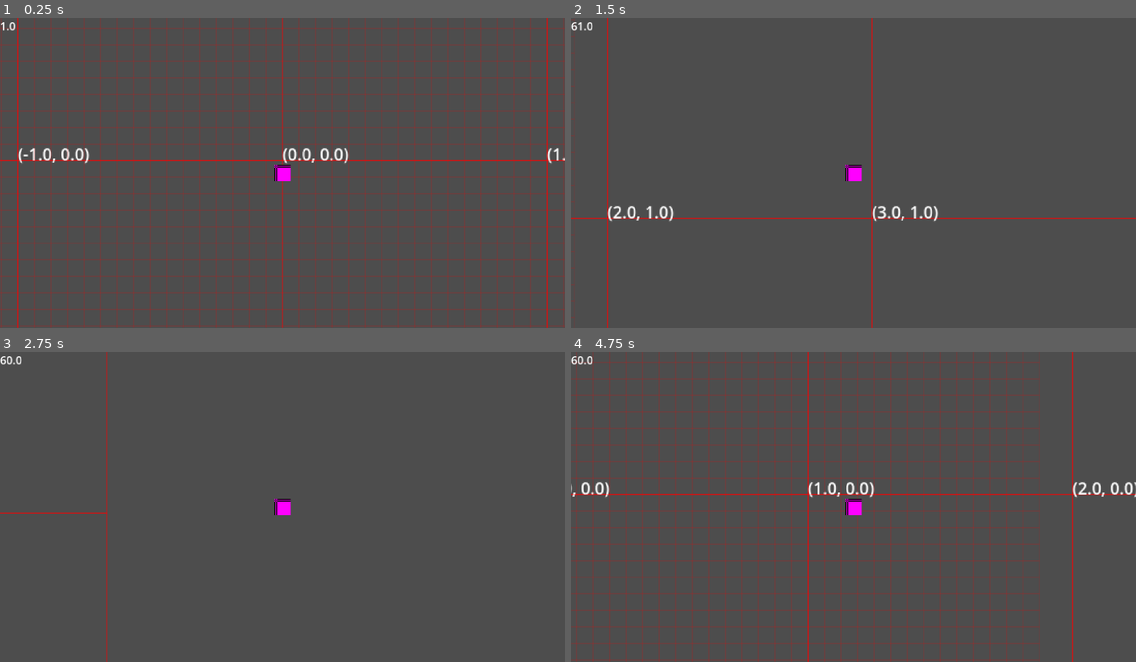
Above: before the commit, frames 1-4 (two rows, left to right).
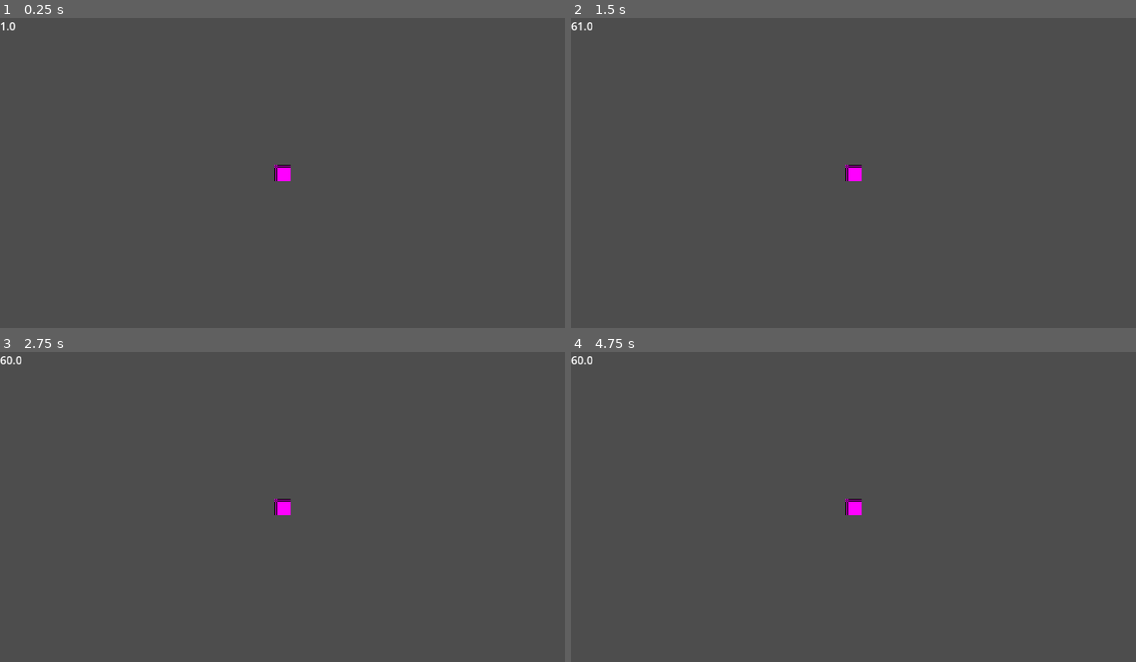
Above: after the commit, the same moments.

Repository: lennertJ9/new_project
Game: Godot game, scene res://world/world.tscn
Two runs of this game, one before a commit and one after it. Both use one fixed random seed, a clock stepped at 60 frames per second and the inputs below.
Inputs (mouse positions are in pixels of both pictures, inside the frame that each line leads up to):
- Up to frame 1 (0.25 s): no input
- Up to frame 2 (1.5 s): tap Enter at 0.5 s; move the mouse to (977, 157) at 0.52 s; hold Right (ui_right) 0.53-1.28 s; click (977, 157) at 0.67 s; move the mouse to (740, 188) at 1.27 s; hold Down (ui_down) from 1.28 s (still down)
- Up to frame 3 (2.75 s): move the mouse to (339, 438) at 2.02 s; release Down (ui_down) at 2.03 s; hold Right (ui_right) from 2.03 s (still down)
- Up to frame 4 (4.75 s): move the mouse to (825, 569) at 2.77 s; release Right (ui_right) at 2.78 s; hold Up (ui_up) 2.78-3.53 s; click (825, 569) at 2.92 s; move the mouse to (1023, 553) at 3.52 s; hold Left (ui_left) from 3.53 s (still down); move the mouse to (684, 460) at 4.27 s

The runs differ from the first frame. In frame 1, 9.5% of the frame differs, in the area x 0-100%, y 0-100%; in frame 2, 1.4%; in frame 3, 0.3%; in frame 4, 7.9%.

Commit message:
aanpassingen aan de noise

Diff:
--- a/game/manager/chunk_manager/ChunkManager.tscn
+++ b/game/manager/chunk_manager/ChunkManager.tscn
@@ -5,9 +5,11 @@
 [ext_resource type="Texture2D" uid="uid://b50e6tjwm2fhr" path="res://manager/chunk_manager/assets/bitmasking_wall_tileset.png" id="3_wt20s"]
 
 [sub_resource type="FastNoiseLite" id="FastNoiseLite_wt20s"]
-seed = 131
-frequency = 0.0227
+noise_type = 3
+frequency = 0.0722
 fractal_type = 0
+fractal_lacunarity = 0.0
+fractal_gain = 0.9
 domain_warp_type = 2
 domain_warp_amplitude = 5.615
 domain_warp_fractal_type = 0
--- a/game/manager/chunk_manager/chunk_manager.gd
+++ b/game/manager/chunk_manager/chunk_manager.gd
@@ -190,7 +190,7 @@
 					var walls_atlas_id = 0
 					var random = noise.get_noise_2dv(global_pos)
 					var wall_id: int
-					if random > 0.1:
+					if random > -0.01:
 						wall_id = 1 << 16 # dirt wall
 					else:
 						wall_id = 0
@@ -781,16 +781,16 @@
 
 
 
-func _draw() -> void:
-	var chunk_pixel_size = 256
-
-	z_index = 5
-	for x in range(-1280,1280, chunk_pixel_size):
-		for y in range(-1280,1280, chunk_pixel_size):
-
-			draw_rect(Rect2(Vector2(x,y), Vector2(256,256)), Color(1,0,0,0.5), false, 1.)
-			draw_string(ThemeDB.fallback_font, Vector2(x,y ), str(Vector2(x / 256,y / 256)))
-	for x in range(-480,480, 16):
-		for y in range(-480,480, 16):
-
-			draw_rect(Rect2(Vector2(x,y), Vector2(16,16)), Color(1,0,0,0.1), false, 1.)
+#func _draw() -> void:
+	#var chunk_pixel_size = 256
+	#
+	#z_index = 5
+	#for x in range(-1280,1280, chunk_pixel_size):
+		#for y in range(-1280,1280, chunk_pixel_size):
+			#
+			#draw_rect(Rect2(Vector2(x,y), Vector2(256,256)), Color(1,0,0,0.5), false, 1.)
+			#draw_string(ThemeDB.fallback_font, Vector2(x,y ), str(Vector2(x / 256,y / 256)))
+	#for x in range(-480,480, 16):
+		#for y in range(-480,480, 16):
+			#
+			#draw_rect(Rect2(Vector2(x,y), Vector2(16,16)), Color(1,0,0,0.1), false, 1.)
